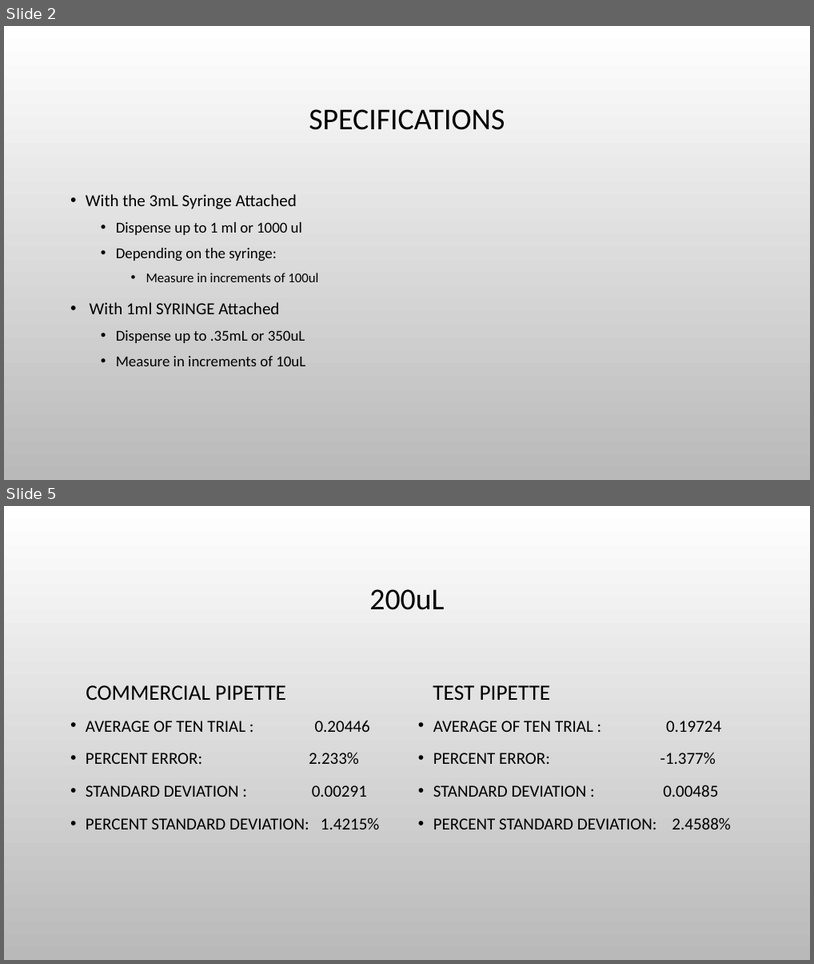
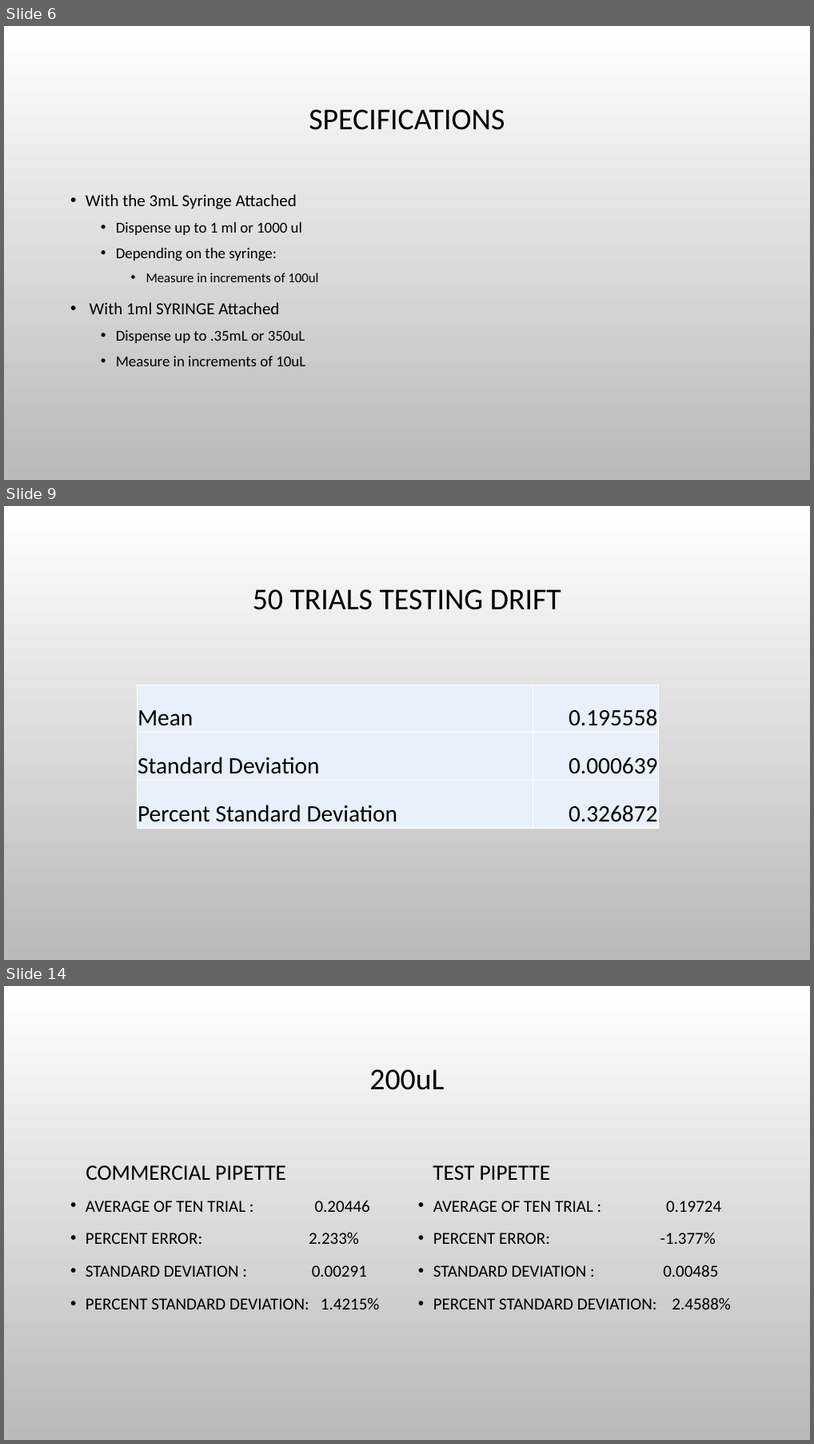
Before and after one commit to Biological-Microsystems-Laboratory/micropipette, a slide deck: Presentation1.pptx. Shown one above the other, each under a label of ours: slides 2 and 5 before the commit, slides 6, 9 and 14 after it; the slides between them are not shown. The pictures are 814x964 and 814x1444 pixels, drawn with LibreOffice and Linux fonts; fonts in the diff are those of the drawing; background and template pictures are left out. Boxes give left, top, right and bottom in pixels: in the first picture for what was removed or moved away, otherwise in the second. Text is boxed around its words. In the diff, an @@ line names an element or a change of style, - is before the commit and + after.

```diff
--- a/Presentation1.pptx
+++ b/Presentation1.pptx
@@ slide 9 added at [4,506,810,960], background picture (left out) @@
@@ title added at [253,589,562,610], 36 pt, text #000000 @@
+50 TRIALS TESTING DRIFT
@@ table added at [137,684,658,828], 3 rows, 2 columns @@
+Mean | 0.195558
+Standard Deviation | 0.000639
+Percent Standard Deviation | 0.326872
@@ what was slide 2 is now slide 6 @@
@@ what was slide 5 is now slide 14 @@
```
Also in this commit, not shown: 2 slides changed, 12 other slides added, 1 slide removed, 2 other files.
